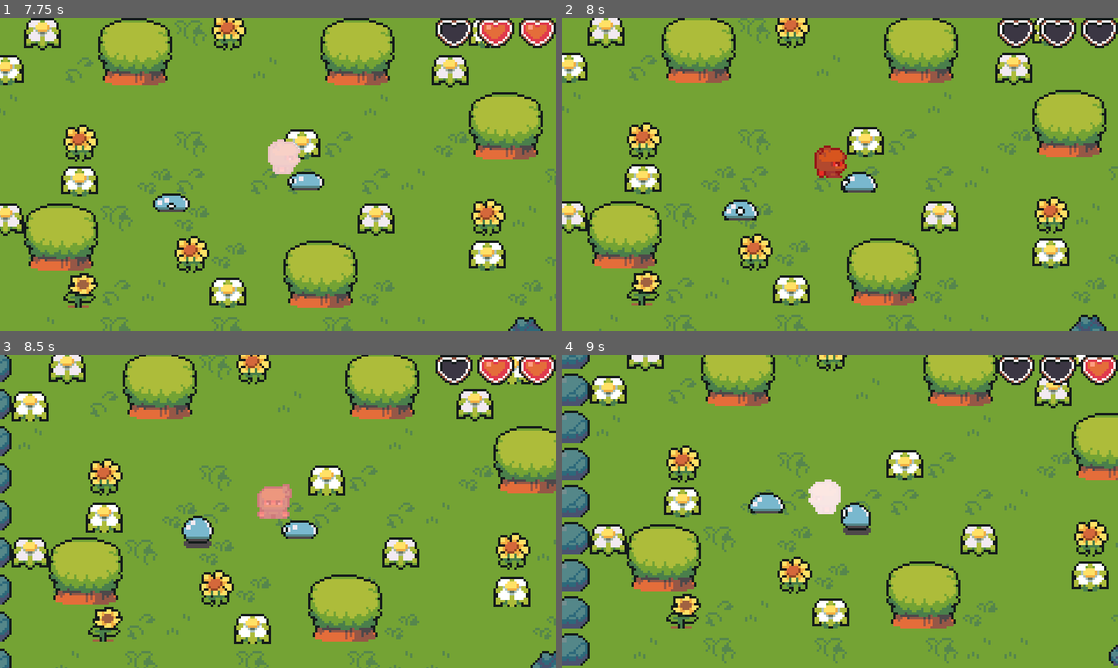
Above: before the commit, frames 1-4 (two rows, left to right).
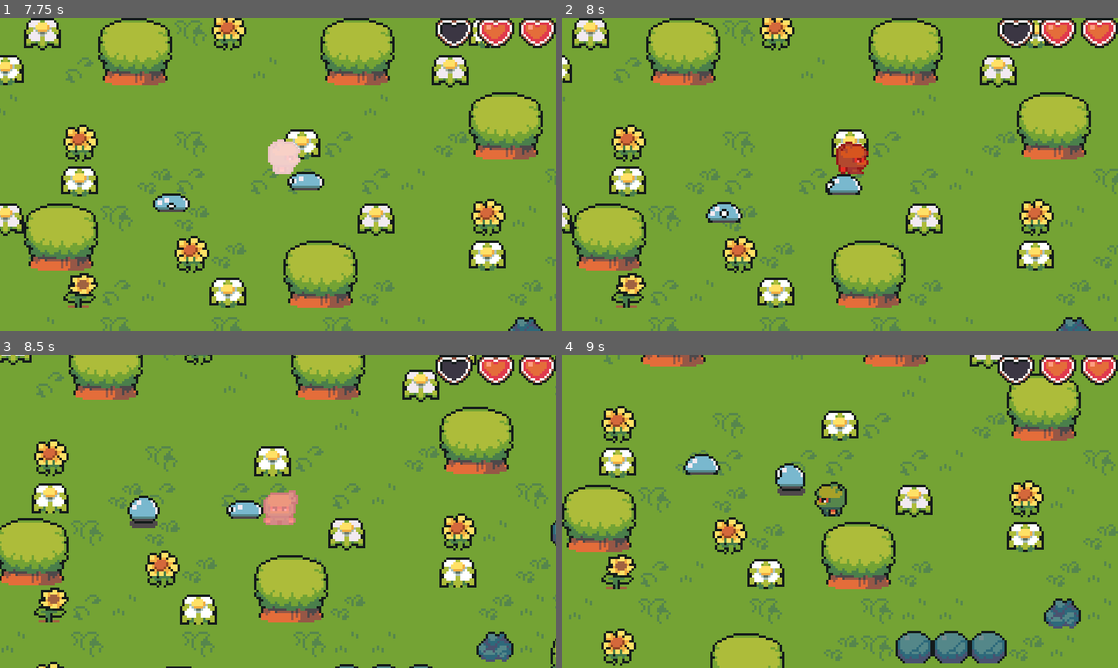
Above: after the commit, the same moments.

Repository: TimCurtis468/Godot_ARPG_Tutorial
Game: Godot game, scene res://scenes/world.tscn
The game is run twice, just before and just after one commit, with the same random seed, the same clock (stepped at 60 frames per second) and the same inputs.
Inputs:
- Up to frame 1 (7.75 s): hold Right (ui_right) 0.53-1.28 s; hold Down (ui_down) 1.28-2.03 s; hold Right (ui_right) 2.03-2.78 s; hold Up (ui_up) 2.78-3.53 s; hold Left (ui_left) 3.53-5.03 s; hold Down (ui_down) 5.03-5.78 s; hold Right (ui_right) 5.78-6.53 s; hold Up (ui_up) 6.53-7.28 s; hold Right (ui_right) from 7.28 s (still down)
- Up to frame 2 (8 s): keep holding Right (ui_right)
- Up to frame 3 (8.5 s): release Right (ui_right) at 8.03 s; hold Down (ui_down) from 8.03 s (still down)
- Up to frame 4 (9 s): release Down (ui_down) at 8.78 s; hold Left (ui_left) from 8.78 s (still down)

Frame 1 is identical in both runs. In frame 2, 25% of the frame differs, in the area x 0-100%, y 0-100%; in frame 3, 38%; in frame 4, 39%.

Commit message:
Player immune during collision
https://www.youtube.com/watch?v=0x57N5Iy_jY

Diff:
--- a/player/player.gd
+++ b/player/player.gd
@@ -11,6 +11,10 @@
 @onready var currentHealth: int = maxHealth
 
 @export var knockbackPower: int = 500
+
+var isHurt: bool = false
+
+var enemyCollisions = []
 
 func _ready():
 	effects.play("RESET")
@@ -35,30 +39,39 @@
 
 		animations.play("walk" + direction)
 
-func handleCollision():
-	for i in get_slide_collision_count():
-		var collision = get_slide_collision(i)
-		var _collider = collision.get_collider()
+#func handleCollision():
+#	for i in get_slide_collision_count():
+#		var collision = get_slide_collision(i)
+#		var _collider = collision.get_collider()
 
 
 func _physics_process(delta):
 	handleInput()
 	move_and_slide()
-	handleCollision()
+#	handleCollision()
 	UpdateAnimation()
+	if isHurt == false:
+		for enemyArea in enemyCollisions:
+			hurtByEnemy(enemyArea)
+
+func hurtByEnemy(area):
+	currentHealth -= 1
+	if currentHealth < 0:
+		currentHealth = maxHealth
+	healthChanged.emit(currentHealth)
+	isHurt = true
+	knockback(area.get_parent().velocity)
+	effects.play("hurtBlink")
+	hurtTimer.start()
+	await hurtTimer.timeout
+	effects.play("RESET")
+	isHurt = false
 
 
 func _on_hurt_box_area_entered(area):
 	if area.name == "hitBox":
-		currentHealth -= 1
-		if currentHealth < 0:
-			currentHealth = maxHealth
-		healthChanged.emit(currentHealth)
-		knockback(area.get_parent().velocity)
-		effects.play("hurtBlink")
-		hurtTimer.start()
-		await hurtTimer.timeout
-		effects.play("RESET")
+		enemyCollisions.append(area)
+
 
 func knockback(enemyVelocity):
 	var knockbackDirection = (enemyVelocity - velocity).normalized() * knockbackPower
@@ -70,3 +83,7 @@
 	move_and_slide()
 	print_debug(position)
 	print_debug(" ")
+
+
+func _on_hurt_box_area_exited(area):
+	enemyCollisions.erase(area)
--- a/player/player.tscn
+++ b/player/player.tscn
@@ -106,6 +106,21 @@
 radius = 7.0
 height = 14.0
 
+[sub_resource type="Animation" id="Animation_6k6pj"]
+length = 0.001
+tracks/0/type = "value"
+tracks/0/imported = false
+tracks/0/enabled = true
+tracks/0/path = NodePath("Sprite2D/ColorRect:color")
+tracks/0/interp = 1
+tracks/0/loop_wrap = true
+tracks/0/keys = {
+"times": PackedFloat32Array(0),
+"transitions": PackedFloat32Array(1),
+"update": 0,
+"values": [Color(1, 0, 0, 0)]
+}
+
 [sub_resource type="Animation" id="Animation_xctfy"]
 resource_name = "hurtBlink"
 length = 0.4
@@ -122,21 +137,6 @@
 "transitions": PackedFloat32Array(1, 1),
 "update": 0,
 "values": [Color(1, 0, 0, 0.501961), Color(1, 1, 1, 1)]
-}
-
-[sub_resource type="Animation" id="Animation_6k6pj"]
-length = 0.001
-tracks/0/type = "value"
-tracks/0/imported = false
-tracks/0/enabled = true
-tracks/0/path = NodePath("Sprite2D/ColorRect:color")
-tracks/0/interp = 1
-tracks/0/loop_wrap = true
-tracks/0/keys = {
-"times": PackedFloat32Array(0),
-"transitions": PackedFloat32Array(1),
-"update": 0,
-"values": [Color(1, 0, 0, 0)]
 }
 
 [sub_resource type="AnimationLibrary" id="AnimationLibrary_i0g14"]
@@ -190,3 +190,4 @@
 one_shot = true
 
 [connection signal="area_entered" from="hurtBox" to="." method="_on_hurt_box_area_entered"]
+[connection signal="area_exited" from="hurtBox" to="." method="_on_hurt_box_area_exited"]
